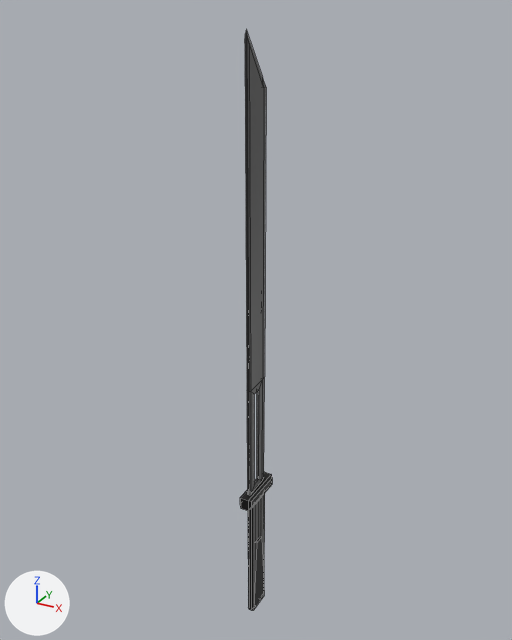
The FBX model Assets/3D/Kitana.fbx as it was, and as the next commit left it.
Camera for both pictures: a 50 mm lens placed at (1.95, -3.55, 3.15), pointed at (-0.06, 0.1, 1.32). The axes (+X, +Y, +Z) are drawn at lower left. The lights are the same throughout. Mesh edges are drawn as thin lines.

The first picture shows 'Katana'.
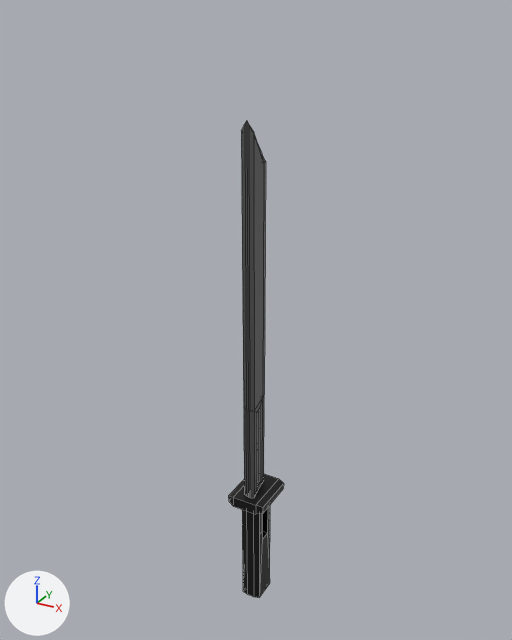
Commit message: Apr 23 | Katana

Location of each change, [x1, y1, x2, y2] in pixels of the pictures (512 x 640 px; the box of a moved part takes in the faces that stretch with it):
'Katana', reshaped, turned
    before: [240, 30, 272, 610]
    after: [228, 120, 284, 598]
part 1 of me_cube_017, moved or reshaped
    before: [245, 30, 266, 495]
    after: [241, 120, 266, 497]
part 2 of me_cube_017, moved or reshaped
    before: [248, 493, 265, 610]
    after: [242, 505, 270, 598]
part 3 of me_cube_017, moved or reshaped
    before: [240, 472, 272, 511]
    after: [228, 474, 284, 514]

What changed in the scene script:
```text
Change me_cube_017:
    used by ob_katana; location = (0.0, 0.0, 0.0); rotation_euler = (1.571, 1.571, 0.0), in degrees (90, 90, 0)
    remove me_cube_017.from_pydata(...)  # 98 vertices, 85 faces; spans x -3.05..0.94, y -0.04..0.04, z -0.17..0.17
    add me_cube_017.from_pydata(...)  # 98 vertices, 85 faces; spans x -0.13..0.13, y -0.17..0.17, z -0.8..2.59
    me_cube_017 part 1: the loose piece of 33 vertices spanning x -3.05..-0.11, y -0.01..0.01, z -0.11..0.11 is multiplied about the mesh origin by the matrix ((0.0, 2.618, 0.0), (0.0, 0.0, -1.0), (-0.85, 0.0, 0.0))
    me_cube_017 part 2: the loose piece of 48 vertices spanning x -0.04..0.94, y -0.02..0.02, z -0.09..0.09 is multiplied about the mesh origin by the matrix ((0.0, 3.0, 0.0), (0.0, 0.0, -1.0), (-0.85, 0.0, 0.0))
    me_cube_017 part 3: 17 of 98 vertices moved; they spanned x -0.12..-0.03, y -0.04..0.04, z -0.17..0.17 and now span x -0.13..0.13, y -0.17..0.17, z 0.03..0.1; mean shift (0.08, 0.01, 0.07); largest move (-0.12, 0.03, -0.17) -> (0.09, 0.17, 0.1)
Change ob_katana:
    ob_katana.rotation_euler: (1.571, 1.571, 0.0) -> (0.0, 0.0, 0.0)  # degrees (90, 90, 0) -> degrees (0, 0, 0)
```
